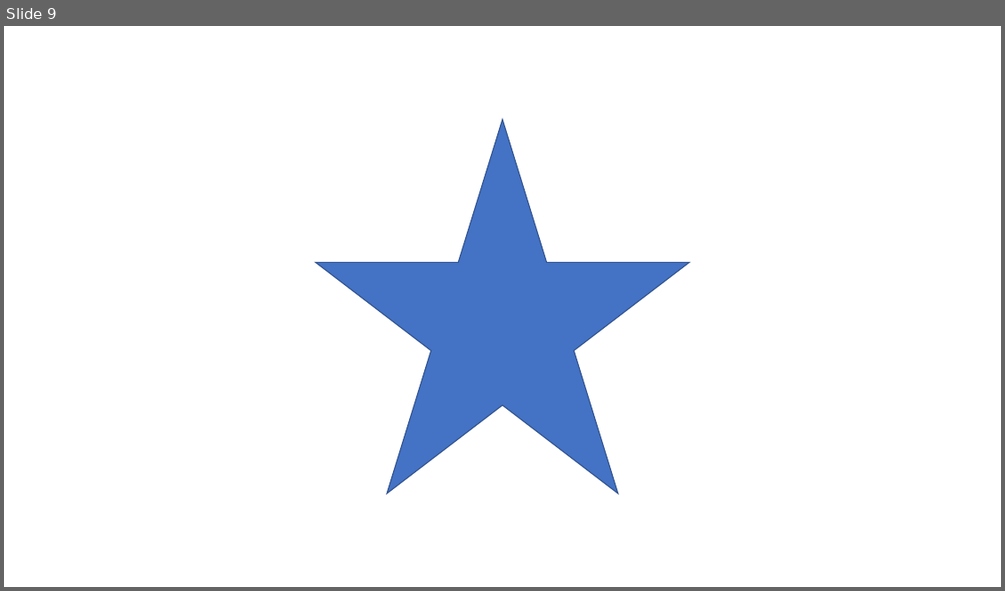
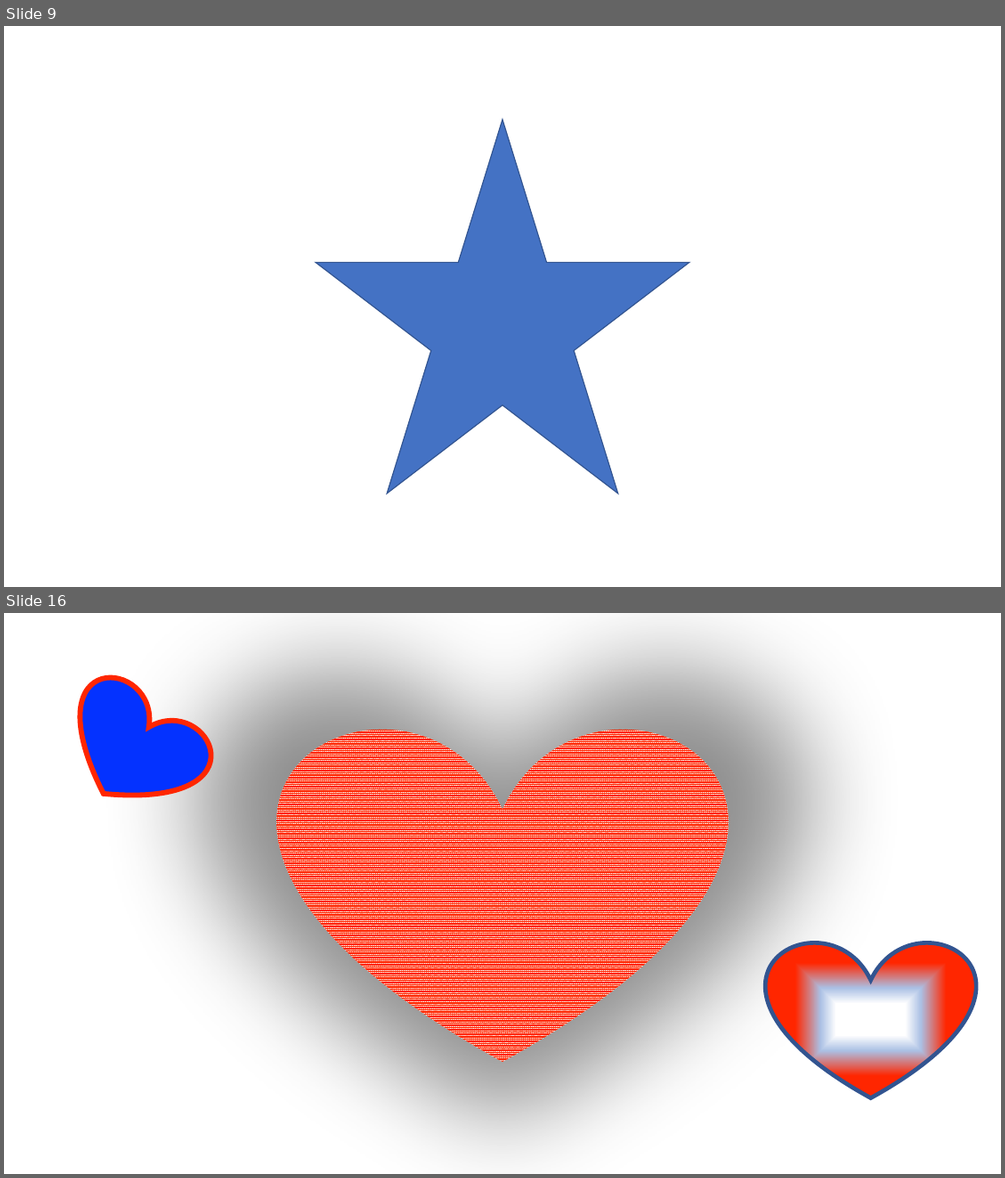
Before and after one commit to sayedihashimi/animal-web, a slide deck: ios/resources/shapes.pptx. Shown one above the other, each under a label of ours: slide 9 before the commit, slides 9 and 16 after it; the slides between them are not shown. The pictures are 1005x591 and 1005x1178 pixels, drawn with LibreOffice and Linux fonts; fonts in the diff are those of the drawing. Boxes give left, top, right and bottom in pixels: in the first picture for what was removed or moved away, otherwise in the second. Text is boxed around its words. In the diff, an @@ line names an element or a change of style, - is before the commit and + after.

```diff
--- a/ios/resources/shapes.pptx
+++ b/ios/resources/shapes.pptx
@@ slide 16 added at bbox=[4, 613, 1001, 1174], background #FFFFFF @@
@@ heart added at bbox=[44, 664, 224, 834], fill #0432FF, outline #FF2600 5 pt @@
@@ heart added at bbox=[278, 725, 727, 1062], fill pattern #FF2600 on #FFFFFF @@
@@ heart added at bbox=[766, 941, 975, 1097], fill gradient #FFFFFF to #ABC0E4 to #FF2600, outline #325491 4 pt @@
```
Also in this commit, not shown: 8 other slides added, 59 other files.
